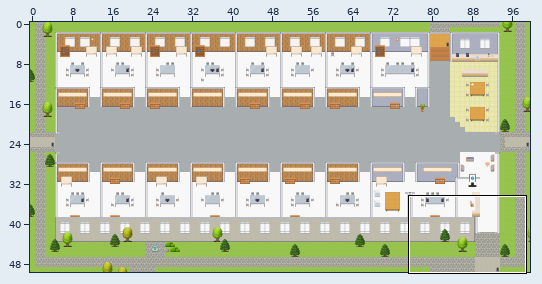
Two versions of a level (Tiled map (JSON), maps/CS-Product-Pipeline-Platform.tmj). Above: a wide view before the commit, with the close-up outlined.
Close-up. As it was:
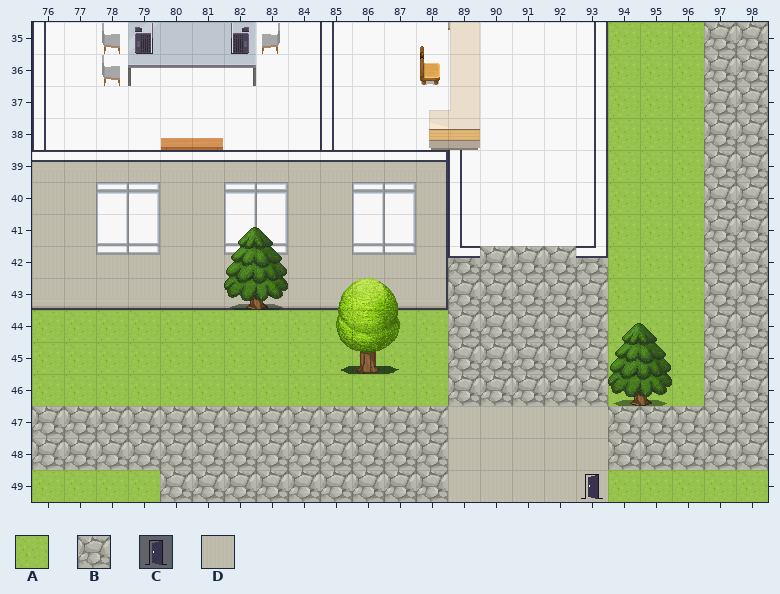
Cells are 32x32 px. Shown: x 76..98, y 35..49. The commit also changed other parts of the map, which this record leaves out.
Key: from "Exterior": A 629, B 638; from "User_Zones": C 65; from "room2": D 328.
_ is an empty cell, # one hidden under a higher layer.
Layers that did not change in this view are not listed.
Layer "outside" before, first column x 76:
35 ##################AAABB
36 ##################AAABB
37 ##################AAABB
38 ##################AAABB
39 ##################AAABB
40 ##################AAABB
41 ##################AAABB
42 #############BBBBBAAABB
43 #############BBBBBAAABB
44 AAAAAAAAAA#AABBBBBAAABB
45 AAAAAAAAAAAAABBBBBAAABB
46 AAAAAAAAAAAAABBBBBAAABB
47 BBBBBBBBBBBBBDDDDDBBBBB
48 BBBBBBBBBBBBBDDDDDBBBBB
49 AAAABBBBBBBBBDDDDDAAAAA
The same view after the edit:
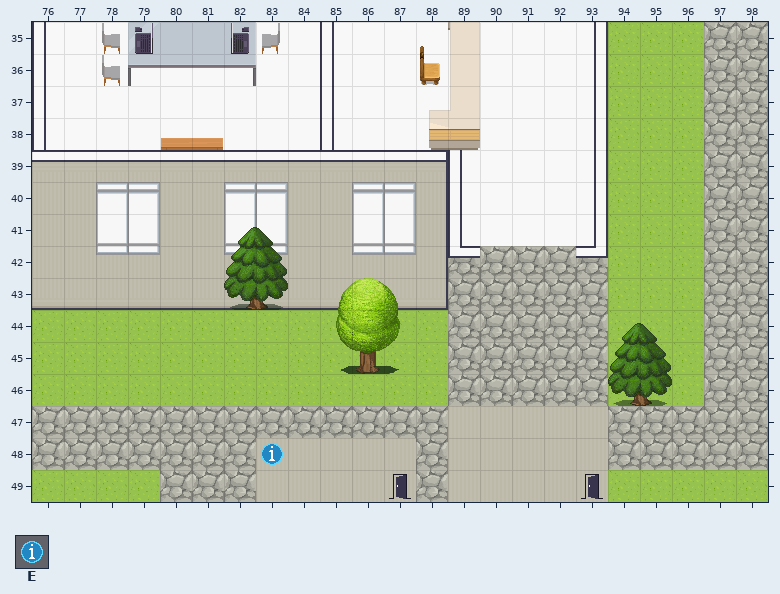
Further tiles: from "User_Zones": E 104.
Changes in this commit:
{"where": "layer \"outside\""}
{"y":48,"x":83,"old":"BBBBB","new":"DDDDD"}
{"y":49,"x":83,"old":"BBBBB","new":"DDDDD"}
{"where": "layer \"zones\""}
{"y":48,"x":83,"old":"_","new":"E"}
{"y":49,"x":87,"old":"_","new":"C"}
